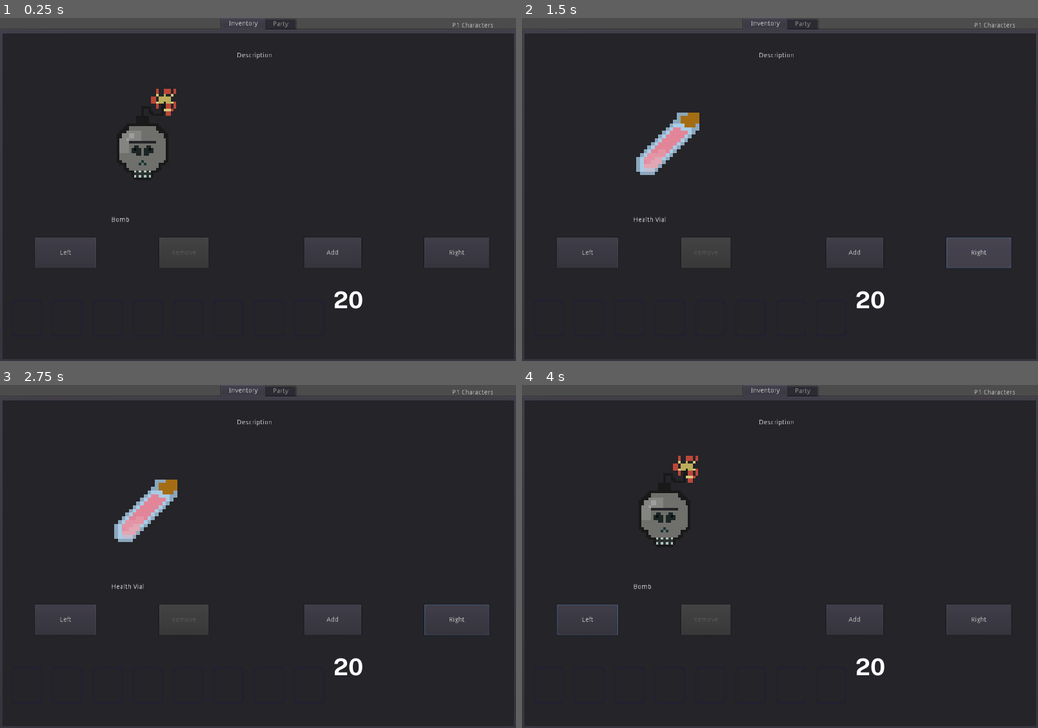
Above: before the commit, frames 1-4 (two rows, left to right).
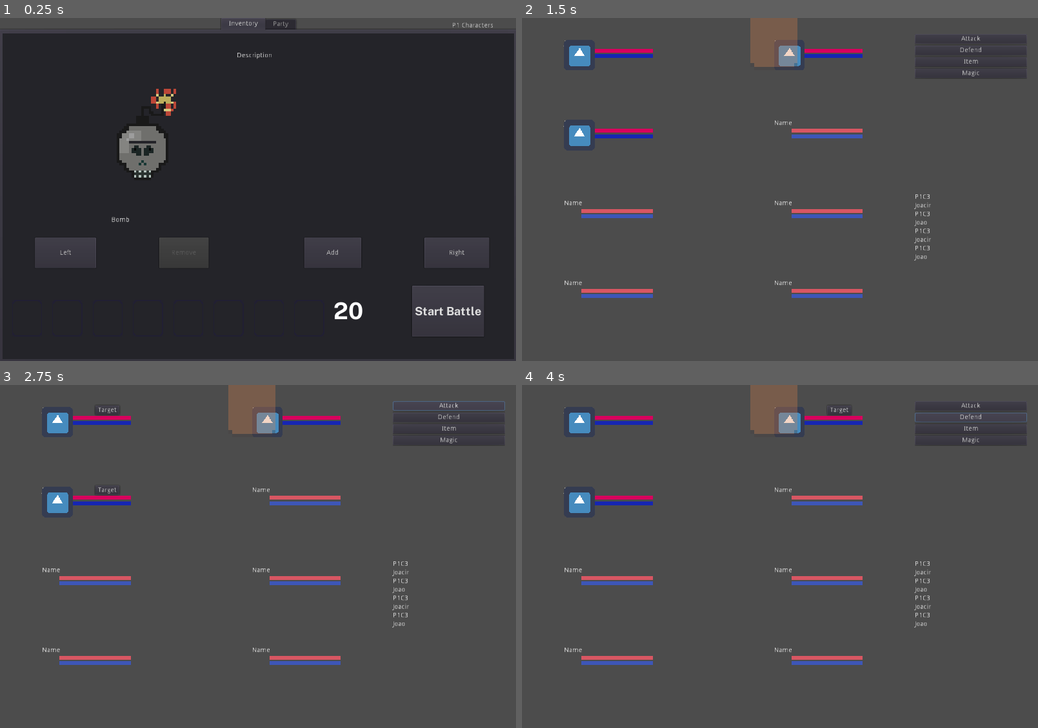
Above: after the commit, the same moments.

Repository: SiTOTG/Magic-Wars
Game: Godot game, scene res://World/Battle/PreBattle.tscn
The game is run twice, just before and just after one commit, with the same random seed, the same clock (stepped at 60 frames per second) and the same inputs. The engine's default icon, where the game draws it, is replaced by a stand-in: a white triangle on a blue panel in a dark square.
Inputs (mouse positions are in pixels of both pictures, inside the frame that each line leads up to):
- Up to frame 1 (0.25 s): no input
- Up to frame 2 (1.5 s): click (970, 309) at 0.5 s, where only the run after the commit has a clickable "Start Battle"; click (981, 251) at 1.25 s, where only the run before the commit has a clickable "Right"
- Up to frame 3 (2.75 s): click (448, 405) at 2 s, where only the run after the commit has a clickable "Attack"
- Up to frame 4 (4 s): click (589, 618) at 2.75 s, where only the run before the commit has a clickable "Left"; click (970, 415) at 3.5 s, where only the run after the commit has a clickable "Defend"

The runs differ from the first frame. In frame 1, 1.6% of the frame differs, in the area x 64-94%, y 78-93%; in frame 2, 90%; in frame 3, 90%; in frame 4, 90%, in the area x 0-100%, y 0-100%.

Commit message:
Pass information from pre-battle to battle to start a battle

Diff:
--- a/Player/P1.tres
+++ b/Player/P1.tres
@@ -65,5 +65,5 @@
 characters = [ ExtResource( 2 ), SubResource( 3 ), SubResource( 4 ), SubResource( 5 ), SubResource( 6 ) ]
 player_group = "P1 Characters"
 item_slots = [ SubResource( 1 ), SubResource( 2 ) ]
-selected_characters = [  ]
+selected_characters = [ ExtResource( 2 ), SubResource( 5 ) ]
 buy_points = 20
--- a/Player/P2.tres
+++ b/Player/P2.tres
@@ -16,5 +16,5 @@
 characters = [ ExtResource( 2 ) ]
 player_group = "P2 Characters"
 item_slots = [ SubResource( 1 ) ]
-selected_characters = [  ]
+selected_characters = [ ExtResource( 2 ) ]
 buy_points = 50
--- /dev/null
+++ b/Player/PlayersInfo.gd
@@ -0,0 +1,3 @@
+extends Node
+
+var players := []
--- a/World/Battle/Battle.gd
+++ b/World/Battle/Battle.gd
@@ -11,11 +11,13 @@
 var game_over: = false
 
 func _ready():
+	if PlayersInfo.players.size() > 0:
+		players = PlayersInfo.players
 	for player in players:
 		player = player as Player
 		var character_slot_list = $P1 if player.player_group == "P1 Characters" else $P2
 		var slot = 0
-		for character in player.characters:
+		for character in player.selected_characters:
 			var character_node = CharacterNodeScene.instance()
 			character_node.character = character
 			character_node.add_to_group(player.player_group)
--- a/World/Battle/PreBattle.gd
+++ b/World/Battle/PreBattle.gd
@@ -1,7 +1,9 @@
 extends Control
 
+const Battle = preload("res://World/Battle/Battle.tscn")
+
 var player: Player
-onready var pointsLabel := $Overlay/PointsLabel
+onready var pointsLabel := $Overlay/OverlayItems/PointsLabel
 onready var itemView := $Selector/Inventory/ItemSelector/SingleItemView
 onready var characterView := $Selector/Party/CharacterSelector/SingleCharacterView
 
@@ -15,7 +17,11 @@
 	pointsLabel._setup(player)
 	characterView.player = player
 
-
 func _on_SelectPlayerMenu_player_changed(player):
 	self.player = player
 	setup()
+
+
+func _on_StartBattleButton_pressed():
+	PlayersInfo.players = $SelectPlayerMenu.players
+	get_tree().change_scene("res://World/Battle/Battle.tscn")
--- a/World/Battle/PreBattle.tscn
+++ b/World/Battle/PreBattle.tscn
@@ -16,6 +16,10 @@
 size = 50
 font_data = ExtResource( 7 )
 
+[sub_resource type="DynamicFont" id=2]
+size = 25
+font_data = ExtResource( 7 )
+
 [node name="PreBattle" type="Control"]
 anchor_right = 1.0
 anchor_bottom = 1.0
@@ -222,24 +226,38 @@
 anchor_bottom = 0.5
 margin_left = 697.0
 margin_top = 202.0
-margin_right = 1063.0
-margin_bottom = 338.0
+margin_right = 1013.0
+margin_bottom = 309.0
 __meta__ = {
 "_edit_group_": true
 }
 
 [node name="ReferenceRect" type="ReferenceRect" parent="Overlay"]
-margin_right = 366.0
-margin_bottom = 136.0
-
-[node name="PointsLabel" type="Label" parent="Overlay"]
-margin_right = 366.0
-margin_bottom = 136.0
-size_flags_horizontal = 3
-size_flags_vertical = 7
+margin_right = 316.0
+margin_bottom = 107.0
+
+[node name="OverlayItems" type="HBoxContainer" parent="Overlay"]
+margin_right = 316.0
+margin_bottom = 107.0
+
+[node name="PointsLabel" type="Label" parent="Overlay/OverlayItems"]
+margin_top = 23.0
+margin_right = 160.0
+margin_bottom = 83.0
+size_flags_horizontal = 3
+size_flags_vertical = 6
+size_flags_stretch_ratio = 2.0
 custom_fonts/font = SubResource( 1 )
 text = "12"
 script = ExtResource( 8 )
+
+[node name="StartBattleButton" type="Button" parent="Overlay/OverlayItems"]
+margin_left = 164.0
+margin_right = 316.0
+margin_bottom = 107.0
+size_flags_horizontal = 3
+custom_fonts/font = SubResource( 2 )
+text = "Start Battle"
 
 [node name="SelectPlayerMenu" type="MenuButton" parent="."]
 anchor_left = 1.0
@@ -253,12 +271,13 @@
 
 [connection signal="item_batch_update" from="Selector/Inventory/ItemSelector/SingleItemView" to="Selector/Inventory/ItemPreview" method="_on_SingleItemView_item_batch_update"]
 [connection signal="item_selected" from="Selector/Inventory/ItemSelector/SingleItemView" to="Selector/Inventory/ItemPreview" method="_on_SingleItemView_item_selected"]
-[connection signal="item_selected" from="Selector/Inventory/ItemSelector/SingleItemView" to="Overlay/PointsLabel" method="_on_SingleItemView_item_selected"]
+[connection signal="item_selected" from="Selector/Inventory/ItemSelector/SingleItemView" to="Overlay/OverlayItems/PointsLabel" method="_on_SingleItemView_item_selected"]
 [connection signal="item_unselected" from="Selector/Inventory/ItemSelector/SingleItemView" to="Selector/Inventory/ItemPreview" method="_on_SingleItemView_item_unselected"]
-[connection signal="item_unselected" from="Selector/Inventory/ItemSelector/SingleItemView" to="Overlay/PointsLabel" method="_on_SingleItemView_item_unselected"]
+[connection signal="item_unselected" from="Selector/Inventory/ItemSelector/SingleItemView" to="Overlay/OverlayItems/PointsLabel" method="_on_SingleItemView_item_unselected"]
 [connection signal="character_batch_update" from="Selector/Party/CharacterSelector/SingleCharacterView" to="Selector/Party/Preview" method="_on_SingleCharacterView_character_batch_update"]
 [connection signal="character_selected" from="Selector/Party/CharacterSelector/SingleCharacterView" to="Selector/Party/Preview" method="_on_SingleCharacterView_character_selected"]
-[connection signal="character_selected" from="Selector/Party/CharacterSelector/SingleCharacterView" to="Overlay/PointsLabel" method="_on_SingleCharacterView_character_selected"]
+[connection signal="character_selected" from="Selector/Party/CharacterSelector/SingleCharacterView" to="Overlay/OverlayItems/PointsLabel" method="_on_SingleCharacterView_character_selected"]
 [connection signal="character_unselected" from="Selector/Party/CharacterSelector/SingleCharacterView" to="Selector/Party/Preview" method="_on_SingleCharacterView_character_unselected"]
-[connection signal="character_unselected" from="Selector/Party/CharacterSelector/SingleCharacterView" to="Overlay/PointsLabel" method="_on_SingleCharacterView_character_unselected"]
+[connection signal="character_unselected" from="Selector/Party/CharacterSelector/SingleCharacterView" to="Overlay/OverlayItems/PointsLabel" method="_on_SingleCharacterView_character_unselected"]
+[connection signal="pressed" from="Overlay/OverlayItems/StartBattleButton" to="." method="_on_StartBattleButton_pressed"]
 [connection signal="player_changed" from="SelectPlayerMenu" to="." method="_on_SelectPlayerMenu_player_changed"]
--- a/World/Battle/PreBattle/SingleCharacterView.gd
+++ b/World/Battle/PreBattle/SingleCharacterView.gd
@@ -48,8 +48,6 @@
 	if selected_characters.size() > 3 or character.point_cost > player.buy_points:
 		select_button.disabled = true
 
-
-
 func _on_Left_pressed():
 	if current == 0:
 		current = characters.size() - 1
@@ -62,7 +60,6 @@
 	current = (current + 1) % characters.size()
 	update()
 
-
 func _on_Select_pressed():
 	var character: Character = characters[current]
 	if character in selected_characters:
--- a/project.godot
+++ b/project.godot
@@ -166,6 +166,7 @@
 
 GlobalTree="*res://Tree.gd"
 EffectPlayer="*res://World/Effects/EffectPlayer.tscn"
+PlayersInfo="*res://Player/PlayersInfo.gd"
 
 [display]
 
Not shown: 1 places in World/Battle/PreBattle.tscn that only renumber resources
